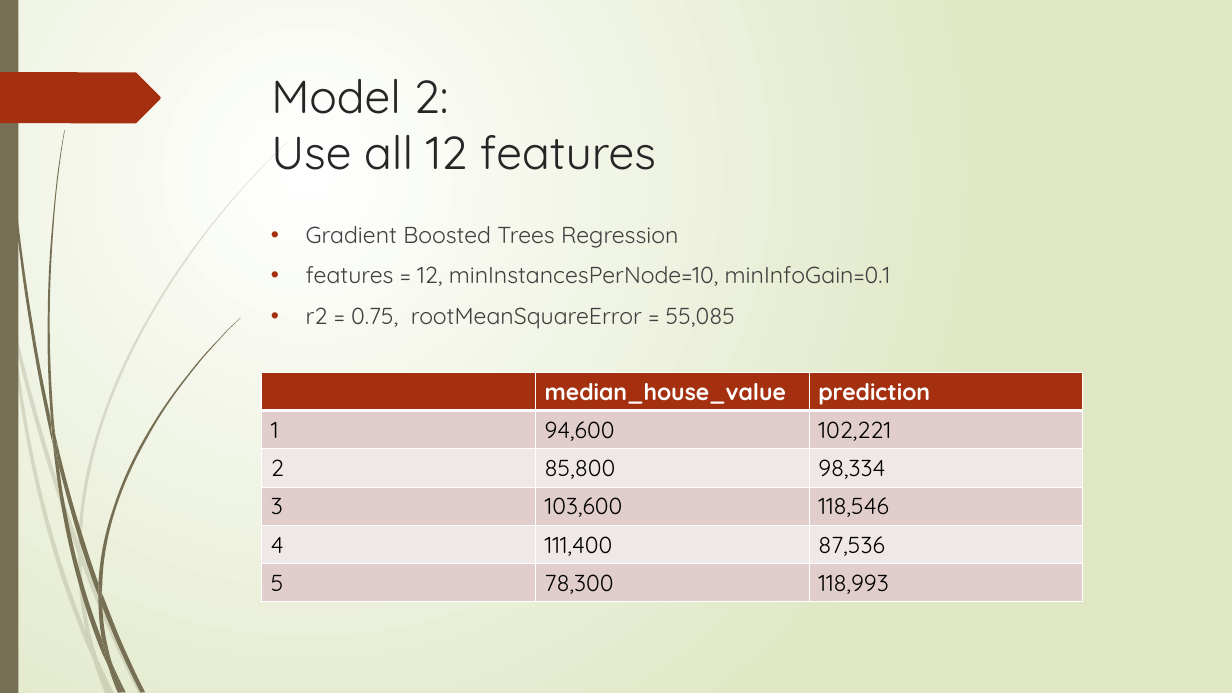
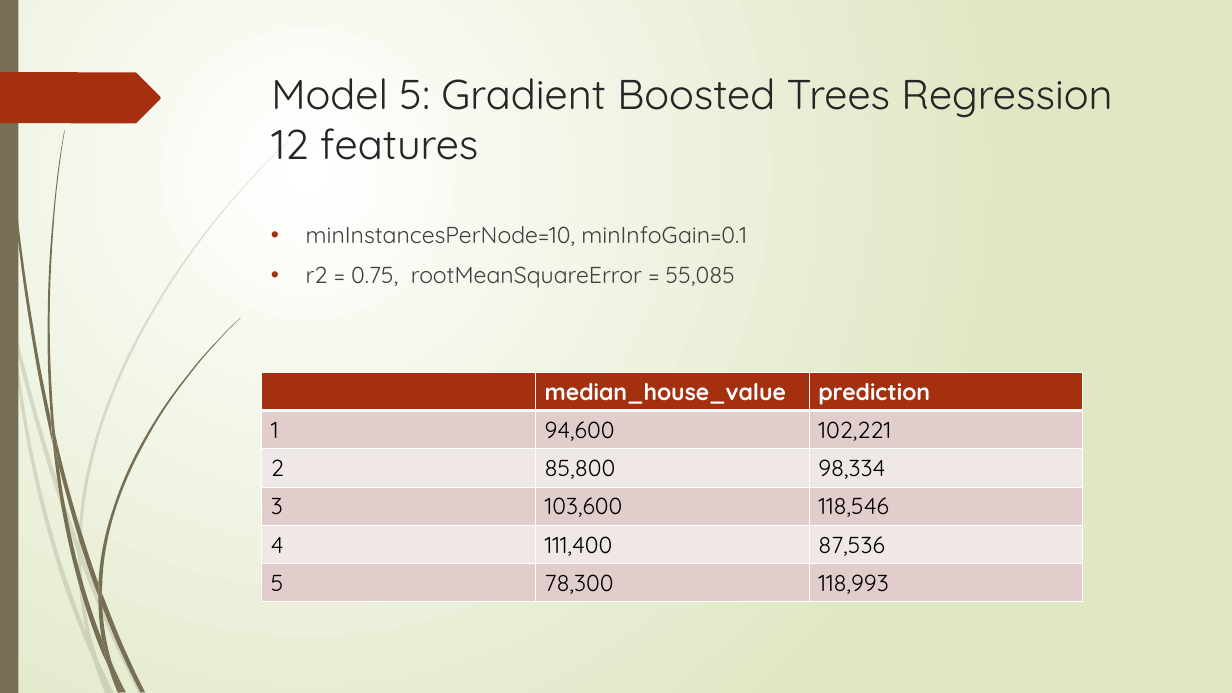
Before and after one commit to Flying-Bananasuar/MachineLearning, a slide deck: slide 19 of Predicting California Housing Price.pptx (slide 16 before the commit). Drawn at 1232x693 pixels with LibreOffice and Linux fonts; fonts in the diff are those of the drawing. Boxes give left, top, right and bottom in pixels: in the first picture for what was removed or moved away, otherwise in the second. Text is boxed around its words. In the diff, an @@ line names an element or a change of style, - is before the commit and + after.

```diff
--- a/Predicting California Housing Price.pptx
+++ b/Predicting California Housing Price.pptx
@@ title at (271,78,1112,160): text changed; size 36 to 32.4 pt @@
-Model 2:
-Use all 12 features
+Model 5: Gradient Boosted Trees Regression
+12 features
@@ text at (306,226,747,246): text changed @@
-• Gradient Boosted Trees Regression
-• features = 12, minInstancesPerNode=10, minInfoGain=0.1
+• minInstancesPerNode=10, minInfoGain=0.1
```
Also in this commit, not shown: 16 other slides changed, 2 slides removed.
